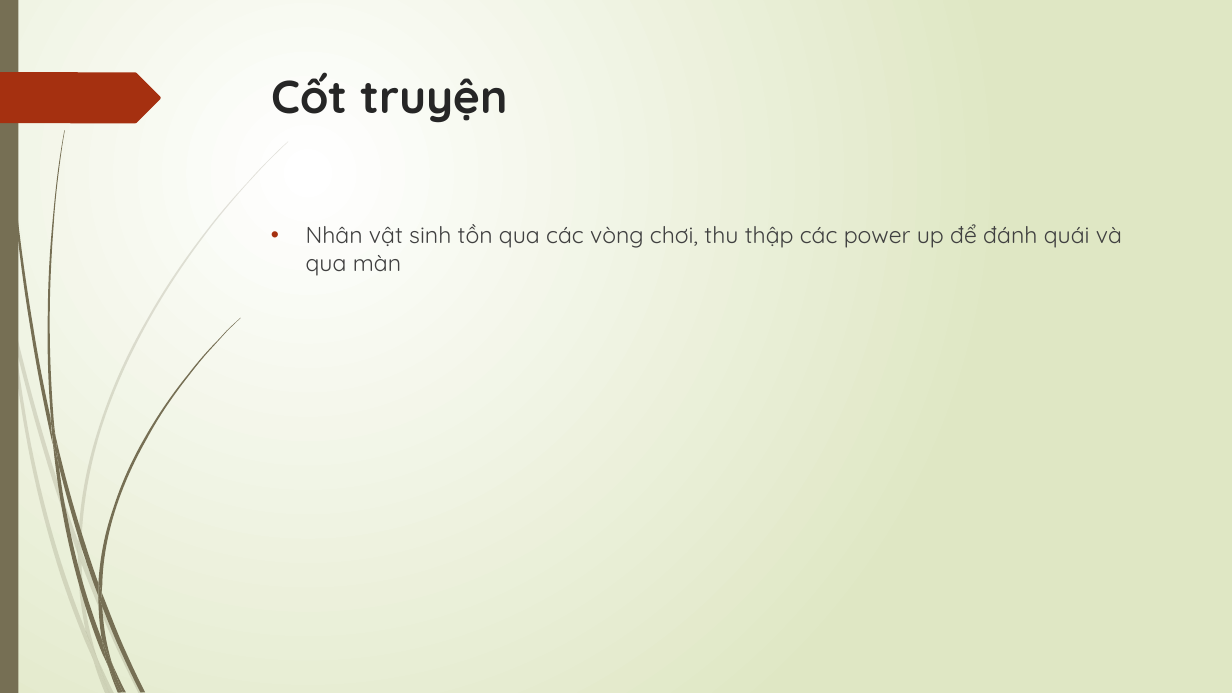
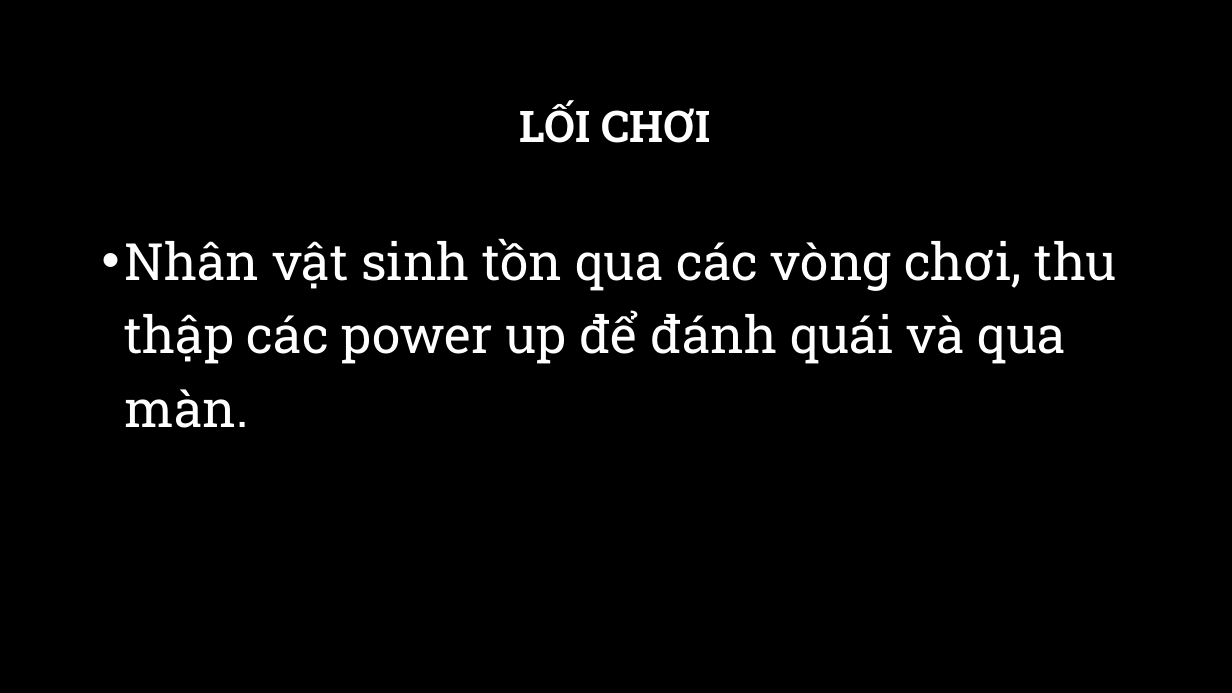
Before and after one commit to diephieunghia/3DPuzzleProject, a slide deck: slide 2 of Thuyết trình bảo vệ đồ án cuối khóa.pptx. Drawn at 1232x693 pixels with LibreOffice and Linux fonts; fonts in the diff are those of the drawing; background and template pictures are left out. Boxes give left, top, right and bottom in pixels: in the first picture for what was removed or moved away, otherwise in the second. Text is boxed around its words. In the diff, an @@ line names an element or a change of style, - is before the commit and + after.

```diff
--- a/Thuyết trình bảo vệ đồ án cuối khóa.pptx
+++ b/Thuyết trình bảo vệ đồ án cuối khóa.pptx
@@ background gradient #FFFFFF to #DFE8C4 to picture (left out) @@
@@ rectangle removed at (0,0,18,693) @@
@@ freeform shape removed at (0,72,161,123) @@
@@ title "LỐI CHƠI" at (520,102,711,143): vertical alignment top to middle @@
@@ title at (520,102,711,143): text changed; size 36 to 34 pt; font Quicksand to Roboto Slab; text colour #262626 to #FFFFFF @@
-Cốt truyện
+LỐI CHƠI
@@ text at (125,238,1116,428): text changed; size 18 to 40 pt; font Quicksand to Roboto Slab; text colour #404040 to #FFFFFF @@
-• Nhân vật sinh tồn qua các vòng chơi, thu thập các power up để đánh quái và qua màn
+• Nhân vật sinh tồn qua các vòng chơi, thu thập các power up để đánh quái và qua màn.
@@ group removed at (0,141,288,693): 10 freeform shapes @@
@@ group removed at (3,0,240,693): 12 freeform shapes @@
```
Also in this commit, not shown: 4 other slides changed.
